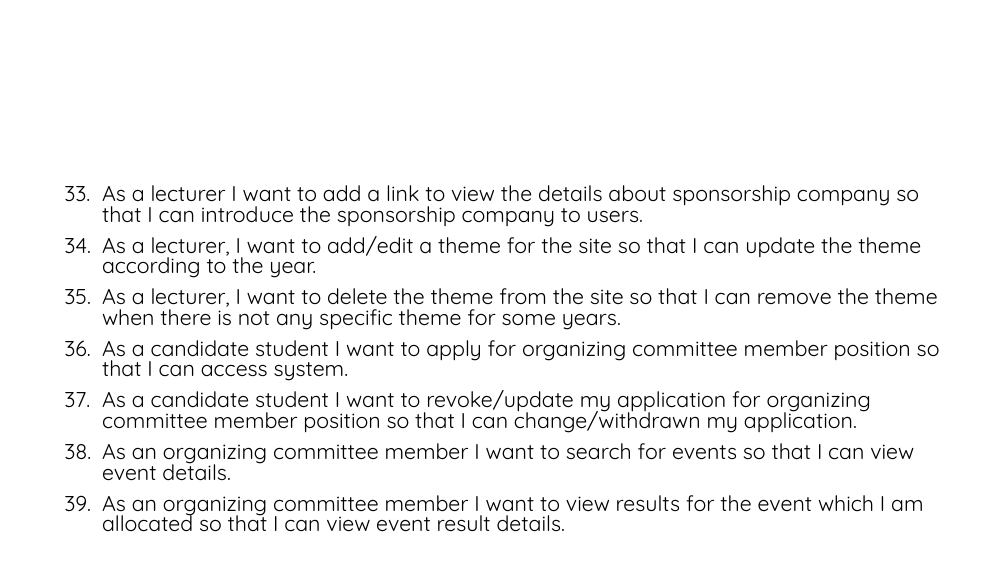
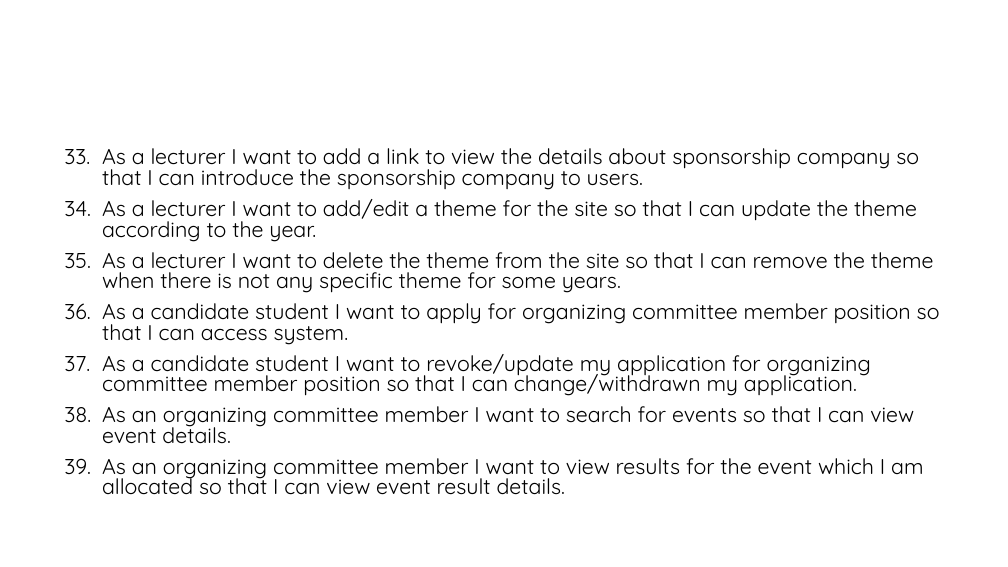
Before and after one commit to Sajith16/CSSEDocs, a slide deck: slide 12 of CodeFest-Management-Tool.pptx. Drawn at 1008x567 pixels with LibreOffice and Linux fonts; fonts in the diff are those of the drawing; background and template pictures are left out. Boxes give left, top, right and bottom in pixels: in the first picture for what was removed or moved away, otherwise in the second. Text is boxed around its words. In the diff, an @@ line names an element or a change of style, - is before the commit and + after.

Commit message:
updated

```diff
--- a/CodeFest-Management-Tool.pptx
+++ b/CodeFest-Management-Tool.pptx
@@ text "As a lecturer I want ..." moved from (x1=102, y1=185, x2=940, y2=532) to (x1=102, y1=148, x2=940, y2=495) @@
@@ text at (x1=102, y1=199, x2=934, y2=293): text changed @@
-34. As a lecturer, I want to add/edit a theme for the site so that I can update the theme according to the year.
-35. As a lecturer, I want to delete the theme from the site so that I can remove the theme when there is not any specific theme for some years.
+34. As a lecturer I want to add/edit a theme for the site so that I can update the theme according to the year.
+35. As a lecturer I want to delete the theme from the site so that I can remove the theme when there is not any specific theme for some years.
```
Also in this commit, not shown: 3 other slides changed.
